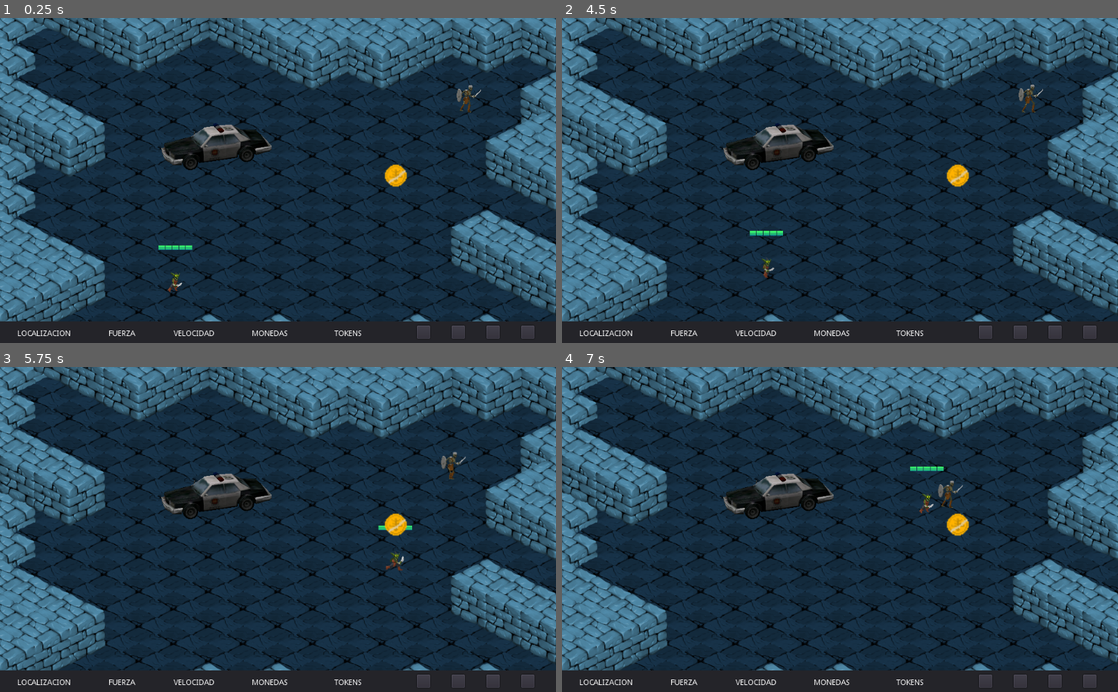
Above: before the commit, frames 1-4 (two rows, left to right).
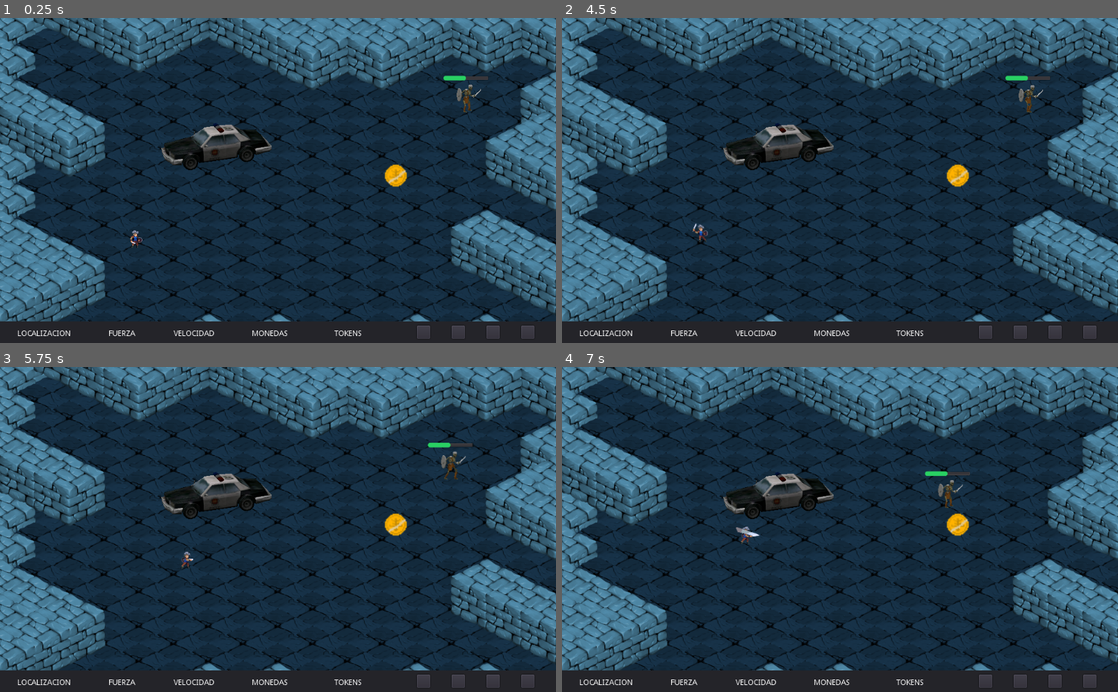
Above: after the commit, the same moments.

Repository: jn-herrera/gd_test
Game: Godot game, scene res://levels/rooms/street_part1.tscn
Two runs of this game, one before a commit and one after it. Both use one fixed random seed, a clock stepped at 60 frames per second and the inputs below. The project has no main scene, so this scene is started directly.
Inputs (mouse positions are in pixels of both pictures, inside the frame that each line leads up to):
- Up to frame 1 (0.25 s): no input
- Up to frame 2 (4.5 s): click (1017, 333) at 0.5 s; click (1056, 333) at 1.25 s; click (1090, 333) at 2 s; click (984, 333) at 2.75 s; click "play" at 3.5 s; hold D (move_right) from 4.28 s (still down); hold W (move_up) from 4.28 s (still down); tap F (attack, bound only after the commit) at 4.35 s
- Up to frame 3 (5.75 s): keep holding D (move_right); release W (move_up) at 5.03 s; tap W (move_up) at 5.1, 5.27, 5.57 s; tap F (attack, bound only after the commit) at 5.3 s
- Up to frame 4 (7 s): release D (move_right) at 5.78 s; hold A (move_left) 5.78-6.53 s; hold W (move_up) 5.78-6.53 s; tap F (attack, bound only after the commit) at 5.85, 6.6 s; hold D (move_right) from 6.53 s (still down); tap W (move_up) at 6.77 s

The runs differ from the first frame. In frame 1, 0.4% of the frame differs, in the area x 23-88%, y 17-85%; in frame 2, 0.4%, in the area x 23-88%, y 17-80%; in frame 3, 0.3%; in frame 4, 0.4%.

Commit message:
Fixeds
- Animationplayer/AnimationTree

Diff:
--- /dev/null
+++ b/KinematicBody2D.gd
@@ -0,0 +1,58 @@
+extends KinematicBody2D
+
+#    ============   ppppppppppppppppp p    p
+
+var state_machine
+var run_speed = 80
+var velocity = Vector2.ZERO
+var is_attacking = false
+
+
+func _ready():
+	state_machine = $AnimationTree.get("parameters/playback")
+
+func get_input():
+	var current = state_machine.get_current_node()
+	velocity = Vector2.ZERO
+	if Input.is_action_just_pressed("attack"):
+		state_machine.travel("attack1")
+		return
+
+	if Input.is_action_pressed("move_right"):
+		velocity.x += 1
+		#velocity = velocity.normalized() * run_speed
+		$Sprite.scale.x = 1
+	if Input.is_action_pressed("move_left"):
+		velocity.x -= 1
+		#velocity = velocity.normalized() * run_speed
+		$Sprite.scale.x = -1
+	if Input.is_action_pressed("move_up"):
+		velocity.y -= 1
+		#velocity = velocity.normalized() * run_speed
+	if Input.is_action_pressed("move_down"):
+		velocity.y += 1
+
+	velocity = velocity.normalized() * run_speed
+
+
+	if velocity.length() == 0:
+		state_machine.travel("idle")
+	if velocity.length() > 0:
+		state_machine.travel("walk")
+
+
+func _physics_process(delta):
+	get_input()
+	velocity = move_and_slide(velocity)
+
+func die():
+	state_machine.travel("die")
+	set_physics_process(false)
+
+
+
+func _on_SwordHit_area_entered(area):
+	pass
+
+#func hurt():
+	#state_machine.travel("hurt")
--- a/levels/rooms/street_part1.tscn
+++ b/levels/rooms/street_part1.tscn
@@ -6,6 +6,7 @@
 [ext_resource path="res://scenes/enemy_skeleton.tscn" type="PackedScene" id=4]
 [ext_resource path="res://scenes/car_police.tscn" type="PackedScene" id=5]
 [ext_resource path="res://scenes/gold_money.tscn" type="PackedScene" id=6]
+[ext_resource path="res://scenes/KinematicBody2D.tscn" type="PackedScene" id=7]
 
 [node name="street_part1" type="Node2D"]
 
@@ -28,6 +29,7 @@
 tile_data = PoolIntArray( -589815, 1, 0, -589814, 1, 0, -524281, 1, 0, -524280, 1, 0, -524279, 1, 0, -524278, 1, 0, -45 …(393 unchanged characters)…
 
 [node name="KinematicBody2D" parent="." instance=ExtResource( 1 )]
+visible = false
 position = Vector2( 320, 480 )
 
 [node name="Hud" parent="." instance=ExtResource( 3 )]
@@ -40,3 +42,6 @@
 
 [node name="gold_money" parent="." instance=ExtResource( 6 )]
 position = Vector2( 729, 289 )
+
+[node name="KinematicBody2D2" parent="." instance=ExtResource( 7 )]
+position = Vector2( 250, 396 )
--- a/project.godot
+++ b/project.godot
@@ -49,6 +49,11 @@
 "events": [ Object(InputEventKey,"resource_local_to_scene":false,"resource_name":"","device":0,"alt":false,"shift":false,"control":false,"meta":false,"command":false,"pressed":false,"scancode":0,"physical_scancode":87,"unicode":0,"echo":false,"script":null)
  ]
 }
+attack={
+"deadzone": 0.5,
+"events": [ Object(InputEventKey,"resource_local_to_scene":false,"resource_name":"","device":0,"alt":false,"shift":false,"control":false,"meta":false,"command":false,"pressed":false,"scancode":0,"physical_scancode":70,"unicode":0,"echo":false,"script":null)
+ ]
+}
 
 [physics]
 
--- /dev/null
+++ b/scenes/KinematicBody2D.tscn
@@ -0,0 +1,214 @@
+[gd_scene load_steps=23 format=2]
+
+[ext_resource path="res://KinematicBody2D.gd" type="Script" id=1]
+[ext_resource path="res://img/spreetsheet/generic/generic_char_v0.2/png/blue/char_blue_1.png" type="Texture" id=2]
+
+[sub_resource type="RectangleShape2D" id=1]
+extents = Vector2( 23, 22 )
+
+[sub_resource type="Animation" id=2]
+length = 0.001
+tracks/0/type = "value"
+tracks/0/path = NodePath("Sprite:frame")
+tracks/0/interp = 1
+tracks/0/loop_wrap = true
+tracks/0/imported = false
+tracks/0/enabled = true
+tracks/0/keys = {
+"times": PoolRealArray( 0 ),
+"transitions": PoolRealArray( 1 ),
+"update": 0,
+"values": [ 0 ]
+}
+tracks/1/type = "value"
+tracks/1/path = NodePath("Sprite/SwordHit/CollisionShape2D2:disabled")
+tracks/1/interp = 1
+tracks/1/loop_wrap = true
+tracks/1/imported = false
+tracks/1/enabled = true
+tracks/1/keys = {
+"times": PoolRealArray( 0 ),
+"transitions": PoolRealArray( 1 ),
+"update": 0,
+"values": [ false ]
+}
+
+[sub_resource type="Animation" id=3]
+resource_name = "attack"
+length = 0.253
+loop = true
+tracks/0/type = "value"
+tracks/0/path = NodePath("Sprite:frame")
+tracks/0/interp = 1
+tracks/0/loop_wrap = true
+tracks/0/imported = false
+tracks/0/enabled = true
+tracks/0/keys = {
+"times": PoolRealArray( 0, 0.1 ),
+"transitions": PoolRealArray( 1, 1 ),
+"update": 1,
+"values": [ 11, 14 ]
+}
+tracks/1/type = "value"
+tracks/1/path = NodePath("Sprite/SwordHit/CollisionShape2D2:disabled")
+tracks/1/interp = 1
+tracks/1/loop_wrap = true
+tracks/1/imported = false
+tracks/1/enabled = false
+tracks/1/keys = {
+"times": PoolRealArray( 0, 0.3, 0.5 ),
+"transitions": PoolRealArray( 1, 1, 1 ),
+"update": 1,
+"values": [ true, false, true ]
+}
+
+[sub_resource type="Animation" id=20]
+resource_name = "attack1"
+length = 0.703
+tracks/0/type = "value"
+tracks/0/path = NodePath("Sprite:frame")
+tracks/0/interp = 1
+tracks/0/loop_wrap = true
+tracks/0/imported = false
+tracks/0/enabled = true
+tracks/0/keys = {
+"times": PoolRealArray( 0, 0.1, 0.2, 0.3, 0.4, 0.5, 0.6 ),
+"transitions": PoolRealArray( 1, 1, 1, 1, 1, 1, 1 ),
+"update": 0,
+"values": [ 8, 9, 10, 11, 12, 13, 14 ]
+}
+
+[sub_resource type="Animation" id=5]
+resource_name = "die"
+length = 1.004
+tracks/0/type = "value"
+tracks/0/path = NodePath("Sprite:frame")
+tracks/0/interp = 1
+tracks/0/loop_wrap = true
+tracks/0/imported = false
+tracks/0/enabled = true
+tracks/0/keys = {
+"times": PoolRealArray( 0, 0.1, 0.2, 0.3, 0.4, 0.5, 0.6, 0.7, 0.8, 0.9 ),
+"transitions": PoolRealArray( 1, 1, 1, 1, 1, 1, 1, 1, 1, 1 ),
+"update": 0,
+"values": [ 50, 51, 52, 53, 54, 55, 56, 57, 58, 59 ]
+}
+
+[sub_resource type="Animation" id=6]
+resource_name = "hurt"
+
+[sub_resource type="Animation" id=7]
+resource_name = "idle"
+length = 1.051
+loop = true
+tracks/0/type = "value"
+tracks/0/path = NodePath("Sprite:frame")
+tracks/0/interp = 1
+tracks/0/loop_wrap = true
+tracks/0/imported = false
+tracks/0/enabled = true
+tracks/0/keys = {
+"times": PoolRealArray( 0, 0.3, 0.6, 0.9 ),
+"transitions": PoolRealArray( 1, 1, 1, 1 ),
+"update": 0,
+"values": [ 2, 3, 4, 5 ]
+}
+
+[sub_resource type="Animation" id=4]
+resource_name = "walk"
+length = 0.904
+loop = true
+tracks/0/type = "value"
+tracks/0/path = NodePath("Sprite:frame")
+tracks/0/interp = 1
+tracks/0/loop_wrap = true
+tracks/0/imported = false
+tracks/0/enabled = true
+tracks/0/keys = {
+"times": PoolRealArray( 0, 0.2, 0.4, 0.6, 0.8 ),
+"transitions": PoolRealArray( 1, 1, 1, 1, 1 ),
+"update": 0,
+"values": [ 16, 17, 18, 19, 20 ]
+}
+
+[sub_resource type="AnimationNodeAnimation" id=21]
+animation = "attack1"
+
+[sub_resource type="AnimationNodeAnimation" id=9]
+animation = "die"
+
+[sub_resource type="AnimationNodeAnimation" id=10]
+animation = "idle"
+
+[sub_resource type="AnimationNodeAnimation" id=11]
+animation = "walk"
+
+[sub_resource type="AnimationNodeStateMachineTransition" id=14]
+
+[sub_resource type="AnimationNodeStateMachineTransition" id=15]
+
+[sub_resource type="AnimationNodeStateMachineTransition" id=16]
+
+[sub_resource type="AnimationNodeStateMachineTransition" id=22]
+
+[sub_resource type="AnimationNodeStateMachineTransition" id=23]
+switch_mode = 2
+auto_advance = true
+
+[sub_resource type="AnimationNodeStateMachineTransition" id=24]
+
+[sub_resource type="AnimationNodeStateMachine" id=17]
+states/attack1/node = SubResource( 21 )
+states/attack1/position = Vector2( 301.667, 96.1793 )
+states/die/node = SubResource( 9 )
+states/die/position = Vector2( 767, 159 )
+states/idle/node = SubResource( 10 )
+states/idle/position = Vector2( 479, 192.333 )
+states/walk/node = SubResource( 11 )
+states/walk/position = Vector2( 617.667, 65.6667 )
+transitions = [ "idle", "walk", SubResource( 14 ), "walk", "idle", SubResource( 15 ), "idle", "die", SubResource( 16 ), "idle", "attack1", SubResource( 22 ), "attack1", "idle", SubResource( 23 ), "walk", "attack1", SubResource( 24 ) ]
+start_node = "idle"
+end_node = "die"
+graph_offset = Vector2( 0, -4.15404 )
+
+[sub_resource type="AnimationNodeStateMachinePlayback" id=18]
+
+[node name="KinematicBody2D" type="KinematicBody2D"]
+position = Vector2( 155, 102 )
+script = ExtResource( 1 )
+
+[node name="Sprite" type="Sprite" parent="."]
+texture = ExtResource( 2 )
+hframes = 8
+vframes = 11
+frame = 2
+
+[node name="SwordHit" type="Area2D" parent="Sprite"]
+
+[node name="CollisionShape2D2" type="CollisionShape2D" parent="Sprite/SwordHit"]
+position = Vector2( 50, -5 )
+shape = SubResource( 1 )
+disabled = true
+
+[node name="CollisionShape2D" type="CollisionShape2D" parent="."]
+
+[node name="AnimationPlayer" type="AnimationPlayer" parent="."]
+autoplay = "idle"
+reset_on_save = false
+anims/RESET = SubResource( 2 )
+anims/attack = SubResource( 3 )
+anims/attack1 = SubResource( 20 )
+anims/die = SubResource( 5 )
+anims/hurt = SubResource( 6 )
+anims/idle = SubResource( 7 )
+anims/walk = SubResource( 4 )
+
+[node name="Camera2D" type="Camera2D" parent="."]
+
+[node name="AnimationTree" type="AnimationTree" parent="."]
+tree_root = SubResource( 17 )
+anim_player = NodePath("../AnimationPlayer")
+active = true
+parameters/playback = SubResource( 18 )
+
+[connection signal="area_entered" from="Sprite/SwordHit" to="." method="_on_SwordHit_area_entered"]
--- a/scenes/enemy_skeleton.gd
+++ b/scenes/enemy_skeleton.gd
@@ -1,9 +1,15 @@
 extends KinematicBody2D
+
 
 # Declaramos variables y las inicializamos con valores predeterminados.
 var player = null  # Variable para almacenar la referencia al jugador.
 var move = Vector2.ZERO  # Vector de movimiento inicializado en (0, 0).
 var speed = 110  # Velocidad predeterminada del movimiento.
+var health := 100
+var attack := 10
+var player_script = null
+
+
 
 # Método que se ejecuta en cada frame para manejar la física del cuerpo.
 func _physics_process(_delta):
@@ -22,12 +28,17 @@
 func _on_Area2D_body_entered(body):
 	if body.is_in_group("player"):
 		player = body
+		# f_attack(player)
 	elif body.is_in_group("coin"):
 		# Si es una moneda, no hacemos nada
 		pass
+
 
 # Método que se llama cuando un cuerpo sale del área.
 func _on_Area2D_body_exited(body):
 	# Verificamos si el cuerpo que salió es el jugador.
 	if body.is_in_group("player"):  # Comprobamos si el cuerpo pertenece al grupo "player".
 		player = null  # Desasignamos al jugador.
+
+# func f_attack(body):
+# 	player_script.healtah = player_script.health - attack
--- a/scenes/enemy_skeleton.tscn
+++ b/scenes/enemy_skeleton.tscn
@@ -69,6 +69,13 @@
 [sub_resource type="Animation" id=21]
 resource_name = "walk"
 
+[sub_resource type="StyleBoxFlat" id=22]
+bg_color = Color( 0.164706, 0.823529, 0.392157, 1 )
+corner_radius_top_left = 4
+corner_radius_top_right = 4
+corner_radius_bottom_right = 4
+corner_radius_bottom_left = 4
+
 [node name="Enemy" type="KinematicBody2D"]
 script = ExtResource( 3 )
 
@@ -83,6 +90,7 @@
 [node name="AnimatedSprite" type="AnimatedSprite" parent="."]
 frames = SubResource( 13 )
 animation = "walk"
+frame = 2
 playing = true
 
 [node name="Timer" type="Timer" parent="."]
@@ -90,5 +98,18 @@
 [node name="AnimationPlayer" type="AnimationPlayer" parent="."]
 anims/walk = SubResource( 21 )
 
+[node name="Control" type="Control" parent="."]
+margin_right = 40.0
+margin_bottom = 40.0
+
+[node name="ProgressBar" type="ProgressBar" parent="Control"]
+margin_left = -39.0
+margin_top = -41.0
+margin_right = 44.0
+margin_bottom = -33.0
+custom_styles/fg = SubResource( 22 )
+value = 50.0
+percent_visible = false
+
 [connection signal="body_entered" from="Area2D" to="." method="_on_Area2D_body_entered"]
 [connection signal="body_exited" from="Area2D" to="." method="_on_Area2D_body_exited"]
--- a/scenes/play_scene.gd
+++ b/scenes/play_scene.gd
@@ -2,6 +2,12 @@
 
 # Velocidad de movimiento constante en píxeles por segundo.
 const MOTION_SPEED = 300
+var health := 100
+var attack := 10
+signal salud_actualizada #Senial de actualizacion de la salud del jugador
+
+
+
 
 func _physics_process(_delta):
 	# Método que se ejecuta en cada frame para manejar la física del cuerpo.
@@ -18,7 +24,6 @@
 
 	# Normaliza el vector de movimiento y luego lo escala por la velocidad predeterminada.
 	motion = motion.normalized() * MOTION_SPEED
-	print("Hola mundo commit")
 	# Aplica el movimiento y detección de colisiones.
 	# El valor devuelto de move_and_slide() se ignora intencionalmente porque no se usa en este caso.
 	move_and_slide(motion)
--- a/scenes/player_scene.tscn
+++ b/scenes/player_scene.tscn
@@ -2,7 +2,6 @@
 
 [ext_resource path="res://scenes/play_scene.gd" type="Script" id=1]
 [ext_resource path="res://img/player/Run.png" type="Texture" id=2]
-[ext_resource path="res://scenes/health_bar.tscn" type="PackedScene" id=4]
 [ext_resource path="res://img/player/Attack.png" type="Texture" id=5]
 
 [sub_resource type="CircleShape2D" id=19]
@@ -104,6 +103,13 @@
 [sub_resource type="CircleShape2D" id=1]
 radius = 17.0294
 
+[sub_resource type="StyleBoxFlat" id=20]
+bg_color = Color( 0.376471, 0.866667, 0.333333, 1 )
+corner_radius_top_left = 4
+corner_radius_top_right = 4
+corner_radius_bottom_right = 4
+corner_radius_bottom_left = 4
+
 [node name="Player" type="KinematicBody2D" groups=["player"]]
 position = Vector2( 513, 299 )
 script = ExtResource( 1 )
@@ -117,16 +123,22 @@
 [node name="AnimatedSprite" type="AnimatedSprite" parent="."]
 frames = SubResource( 10 )
 animation = "walk"
-frame = 1
+frame = 2
 playing = true
-
-[node name="UIHealthBar" parent="." instance=ExtResource( 4 )]
-margin_left = -28.0
-margin_top = -60.0
-margin_right = 12.0
-margin_bottom = -20.0
-rect_scale = Vector2( 0.215851, 0.15547 )
 
 [node name="CollisionShape2D" type="CollisionShape2D" parent="."]
 position = Vector2( 0, 7 )
 shape = SubResource( 1 )
+
+[node name="Control" type="Control" parent="."]
+margin_right = 40.0
+margin_bottom = 40.0
+
+[node name="ProgressBar" type="ProgressBar" parent="Control"]
+margin_left = -37.0
+margin_top = -24.0
+margin_right = 38.0
+margin_bottom = -16.0
+custom_styles/fg = SubResource( 20 )
+value = 50.0
+percent_visible = false
Binary file added: img/Attack.png
Not shown, added: img/Attack.png.import
Binary file added: img/attack1.png
Not shown, added: img/attack1.png.import
Binary file added: img/char_blue_1.png
Not shown, added: img/char_blue_1.png.import
Binary file added: img/spreetsheet/generic/generic_char_v0.2/guide.png
Not shown, added: img/spreetsheet/generic/generic_char_v0.2/guide.png.import
Binary file added: img/spreetsheet/generic/generic_char_v0.2/guide_2.png
Not shown, added: img/spreetsheet/generic/generic_char_v0.2/guide_2.png.import
Binary file added: img/spreetsheet/generic/generic_char_v0.2/png/blue/char_blue_1.png
Not shown, added: img/spreetsheet/generic/generic_char_v0.2/png/blue/char_blue_1.png.import
(and 18 more such lines)
